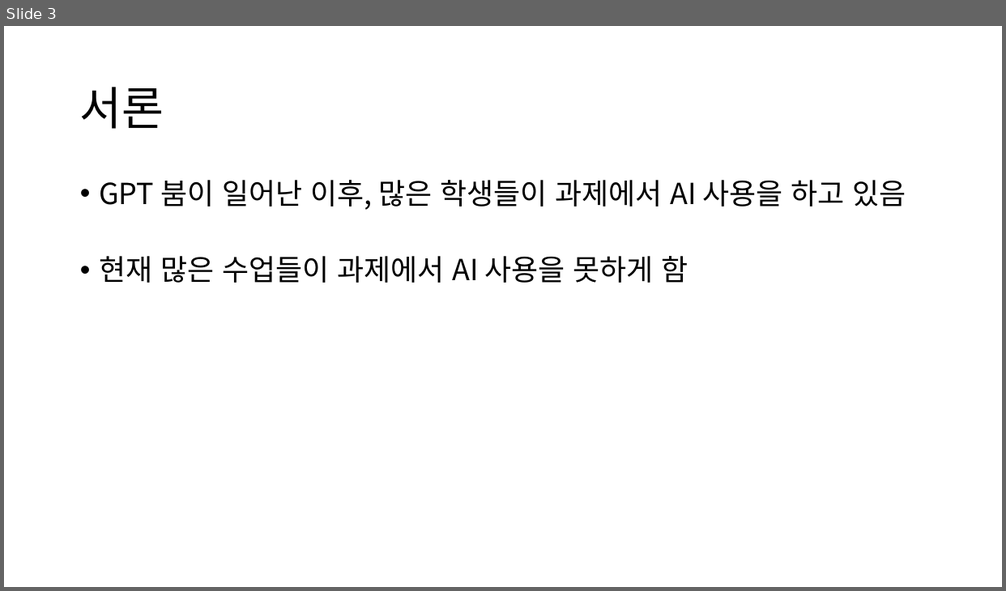
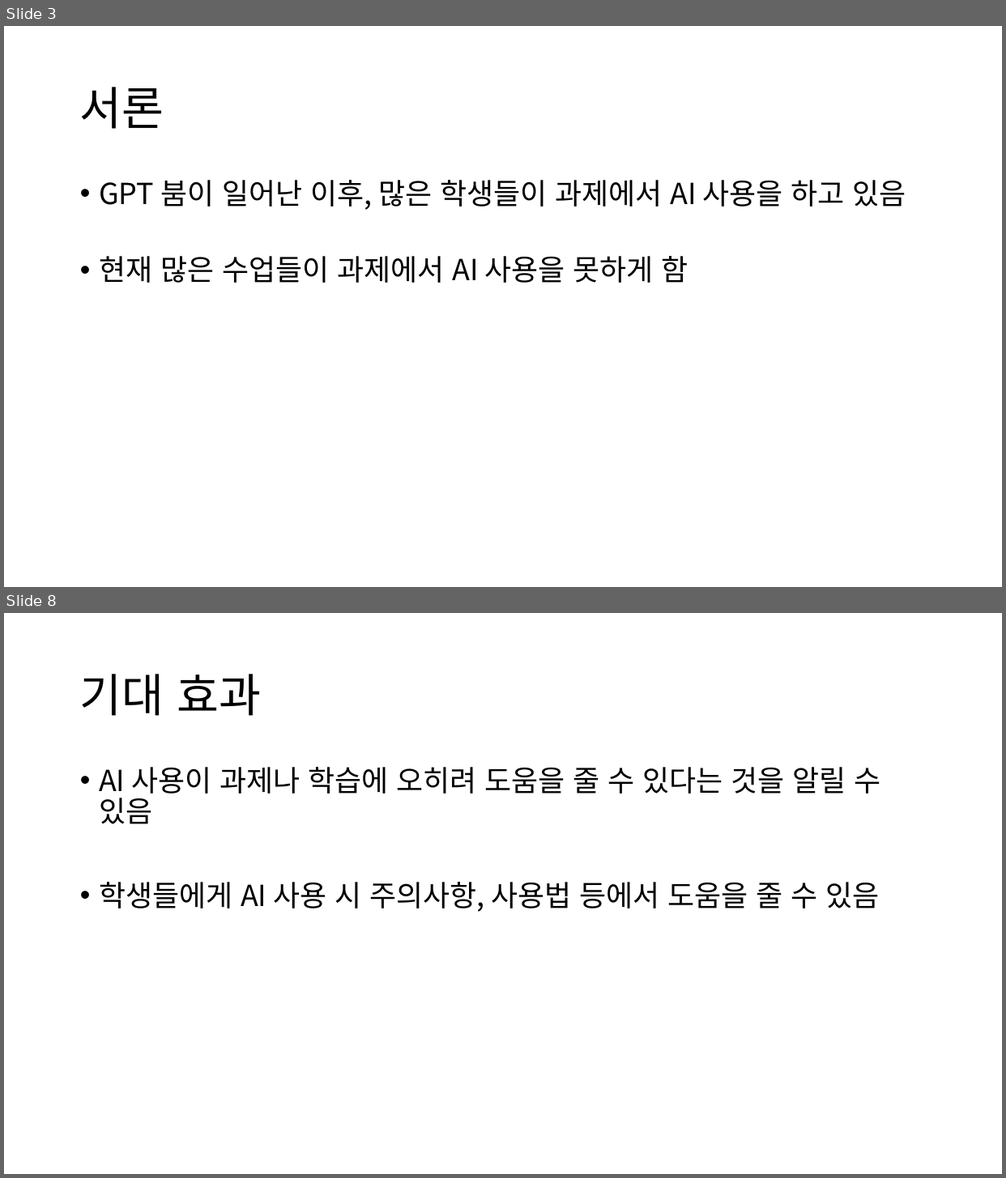
Before and after one commit to wodjs2640/2025_2_assignment, a slide deck: 대글/과제에서 AI 사용을 허용해도 되는 이유.pptx. Shown one above the other, each under a label of ours: slide 3 before the commit, slides 3 and 8 after it; the slides between them are not shown. The pictures are 1006x591 and 1006x1178 pixels, drawn with LibreOffice and Linux fonts; fonts in the diff are those of the drawing. Boxes give left, top, right and bottom in pixels: in the first picture for what was removed or moved away, otherwise in the second. Text is boxed around its words. In the diff, an @@ line names an element or a change of style, - is before the commit and + after.

Commit message:
대글과제수정

```diff
--- a/대글/과제에서 AI 사용을 허용해도 되는 이유.pptx
+++ b/대글/과제에서 AI 사용을 허용해도 되는 이유.pptx
@@ slide 8 added at (4,613,1002,1174), background #FFFFFF @@
@@ title added at (80,674,262,716), 44 pt, text #000000 @@
+기대 효과
@@ text added at (99,767,881,912), 28 pt, text #000000 @@
+• AI 사용이 과제나 학습에 오히려 도움을 줄 수 있다는 것을 알릴 수 있음
+• 학생들에게 AI 사용 시 주의사항, 사용법 등에서 도움을 줄 수 있음
```
Also in this commit, not shown: 2 slides changed, 4 other slides added.
